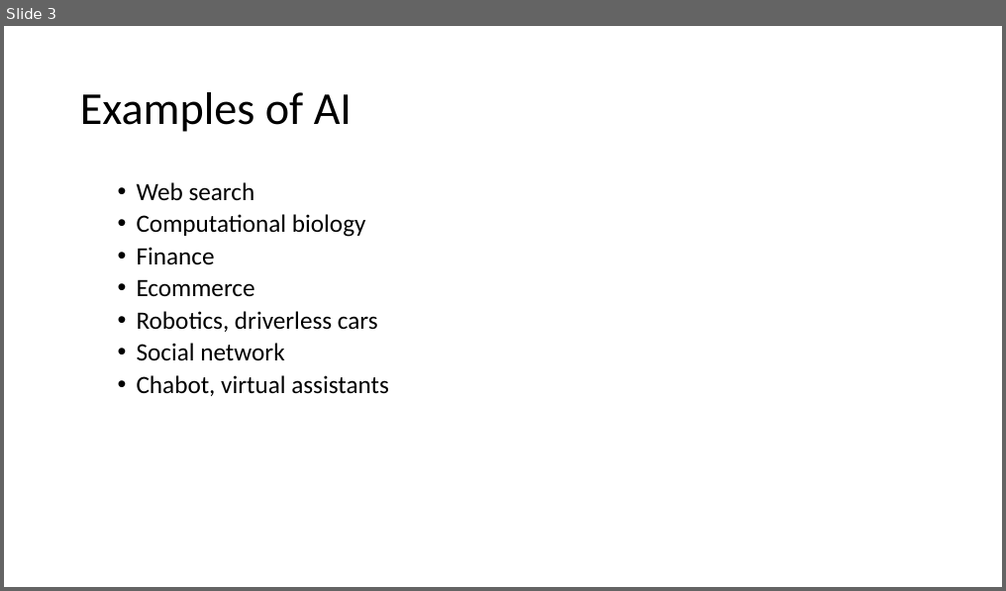
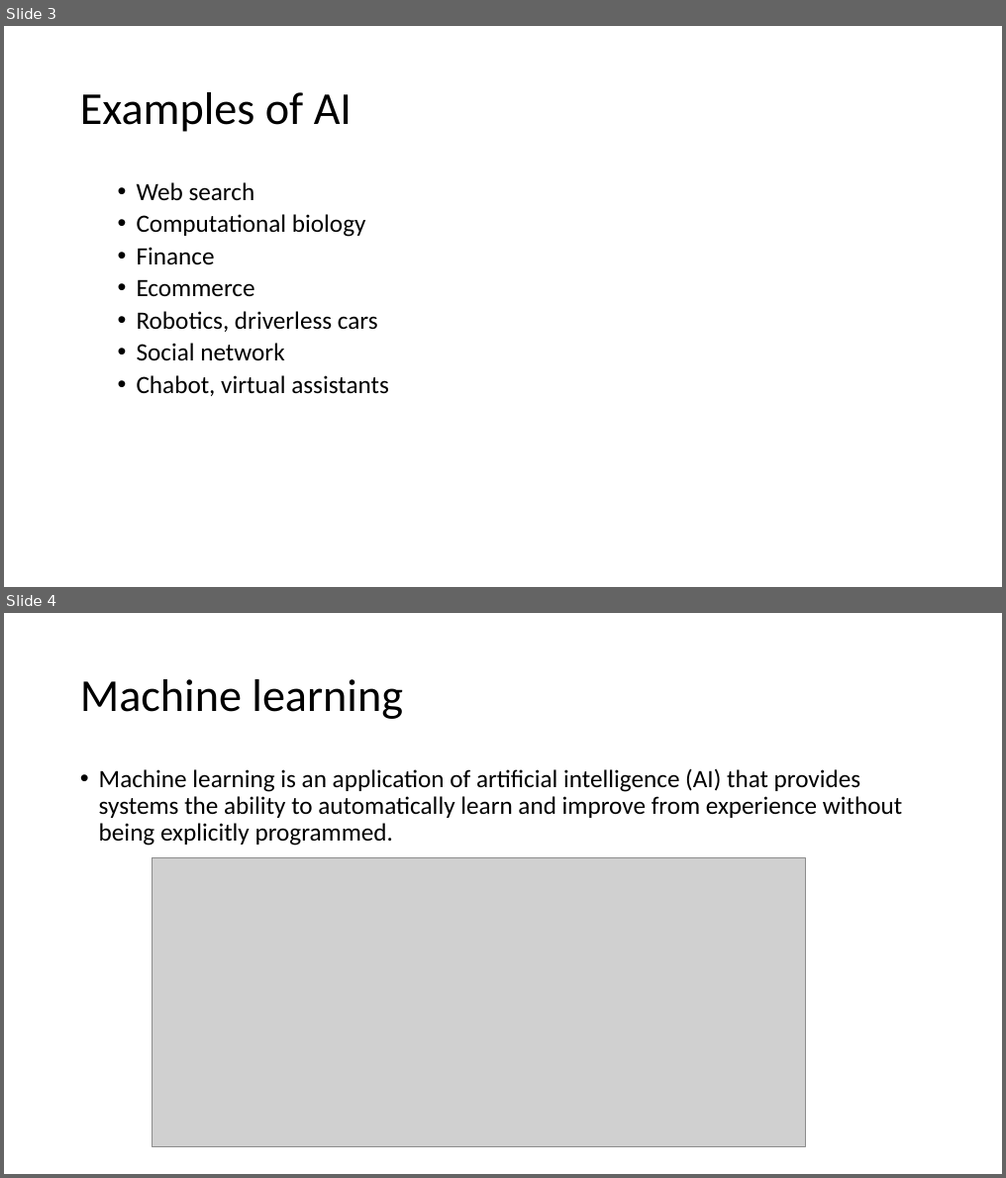
Before and after one commit to Racerxali/Billoo, a slide deck: AI.pptx. Shown one above the other, each under a label of ours: slide 3 before the commit, slides 3 and 4 after it. The pictures are 1006x591 and 1006x1178 pixels, drawn with LibreOffice and Linux fonts; fonts in the diff are those of the drawing; grey boxes stand for pictures. Boxes give left, top, right and bottom in pixels: in the first picture for what was removed or moved away, otherwise in the second. Text is boxed around its words. In the diff, an @@ line names an element or a change of style, - is before the commit and + after.

```diff
--- a/AI.pptx
+++ b/AI.pptx
@@ slide 4 added at [4,613,1002,1174], background #FFFFFF @@
@@ title added at [80,679,403,719], 44 pt, text #000000 @@
+Machine learning
@@ text added at [99,768,902,846], 24 pt, text #000000 @@
+  • Machine learning is an application of artificial intelligence (AI) that provides systems the ability to automatically learn and improve from experience without being explicitly programmed.
@@ picture added at [152,858,805,1147] @@
```
Also in this commit, not shown: 7 slides changed, 5 slides removed.
